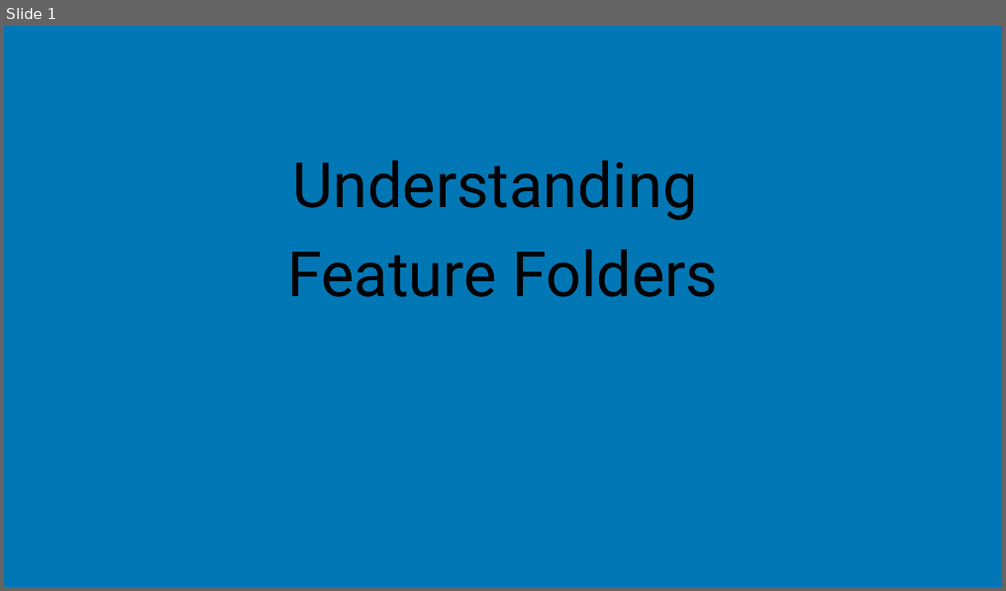
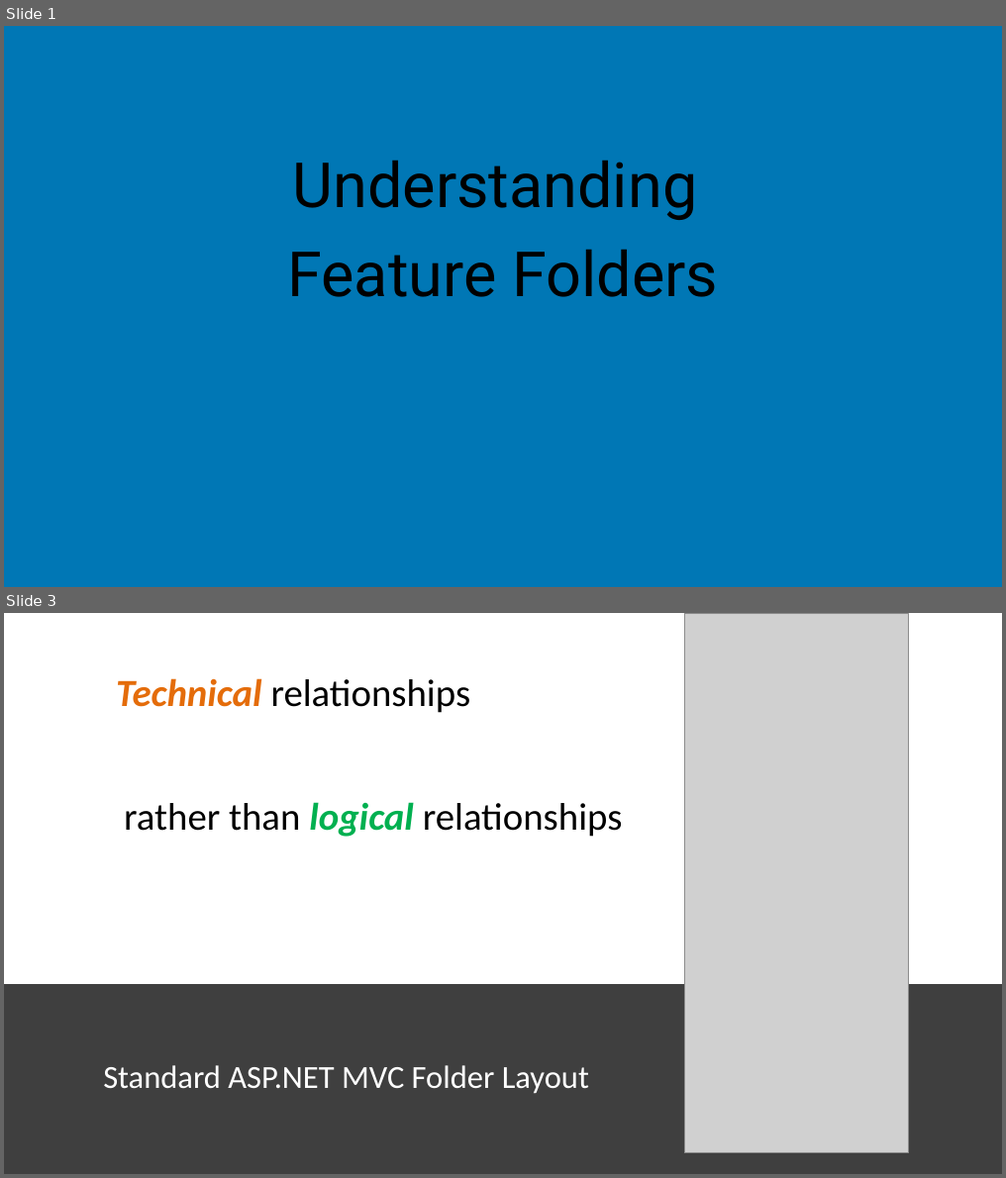
Before and after one commit to jchadwick/CustomizingAspNetMvc, a slide deck: 07_01-FeatureFolders.pptx. Shown one above the other, each under a label of ours: slide 1 before the commit, slides 1 and 3 after it; the slides between them are not shown. The pictures are 1006x591 and 1006x1178 pixels, drawn with LibreOffice and Linux fonts; fonts in the diff are those of the drawing; grey boxes stand for pictures. Boxes give left, top, right and bottom in pixels: in the first picture for what was removed or moved away, otherwise in the second. Text is boxed around its words. In the diff, an @@ line names an element or a change of style, - is before the commit and + after.

Commit message:
Updating Feature Folders

```diff
--- a/07_01-FeatureFolders.pptx
+++ b/07_01-FeatureFolders.pptx
@@ slide 3 added at <box>4,613,1002,1174</box>, background #FFFFFF @@
@@ rectangle added at <box>4,613,1002,984</box>, fill #FFFFFF @@
@@ picture added at <box>684,613,909,1154</box> @@
@@ text added at <box>116,678,471,713</box>, 37 pt, text #000000 @@
+Technical relationships
@@ text added at <box>124,802,623,837</box>, 37 pt, text #000000 @@
+rather than logical relationships
@@ rectangle added at <box>4,984,1002,1174</box>, fill #3F3F3F @@
@@ title added at <box>103,1065,589,1094</box>, 30.9 pt, text #FFFFFF @@
+Standard ASP.NET MVC Folder Layout
```
Also in this commit, not shown: 5 other slides added, 8 slides removed, 1 other file.
